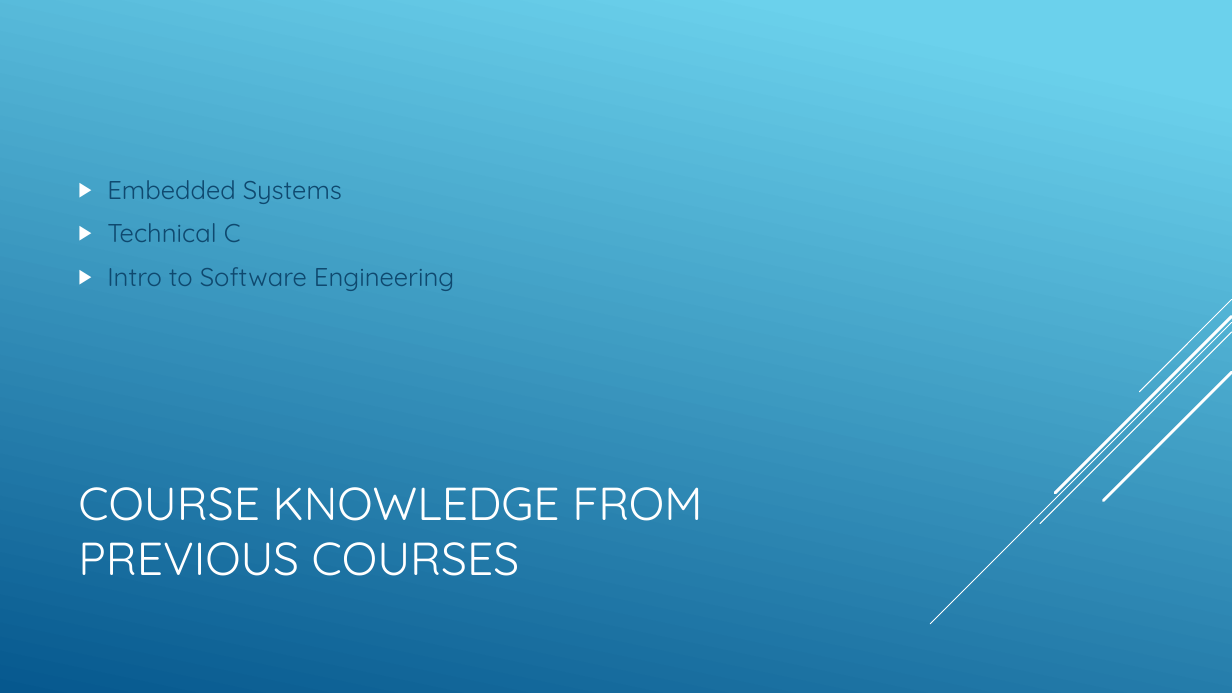
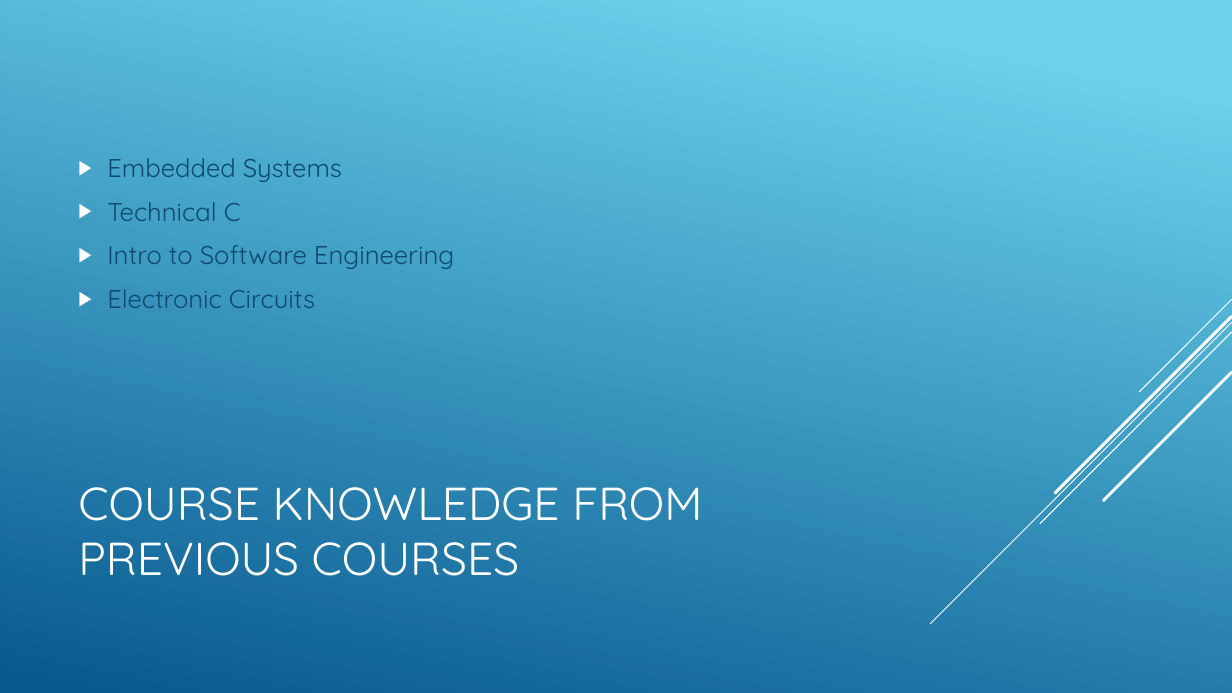
Before and after one commit to junedacaya/L-wingSolarPanelInteractiveDisplay, a slide deck: slide 9 of Documentation/Solar controller.pptx. Drawn at 1232x693 pixels with LibreOffice and Linux fonts; fonts in the diff are those of the drawing. Boxes give left, top, right and bottom in pixels: in the first picture for what was removed or moved away, otherwise in the second. Text is boxed around its words. In the diff, an @@ line names an element or a change of style, - is before the commit and + after.

```diff
--- a/Documentation/Solar controller.pptx
+++ b/Documentation/Solar controller.pptx
@@ text at (107, 289, 315, 308): paragraph added @@
+▶ Electronic Circuits
```
